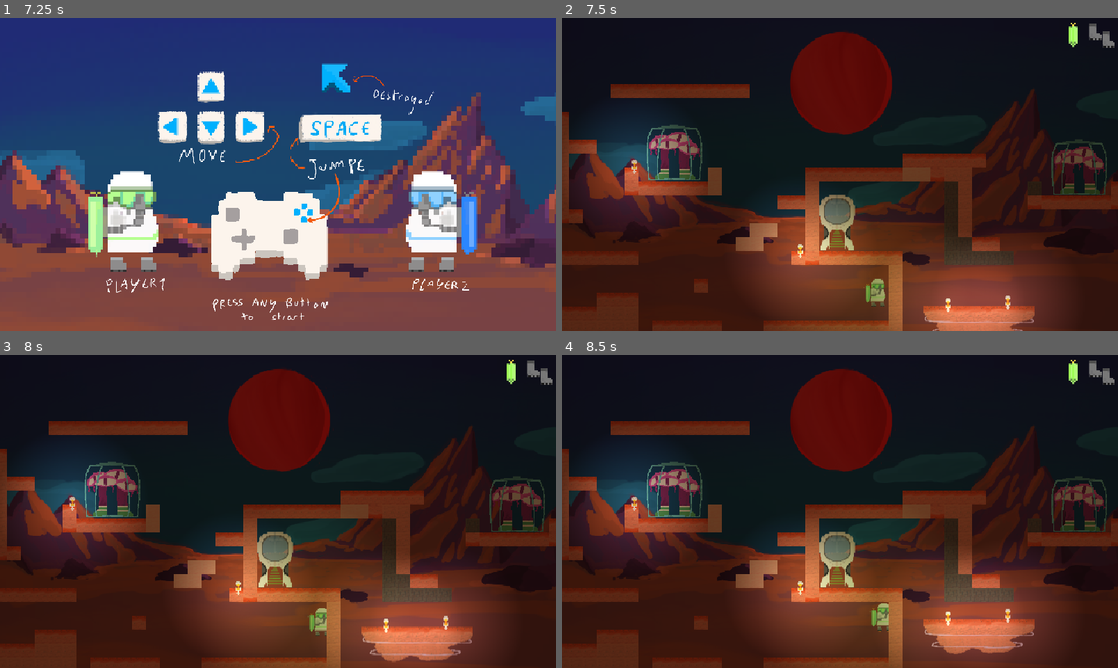
Above: before the commit, frames 1-4 (two rows, left to right).
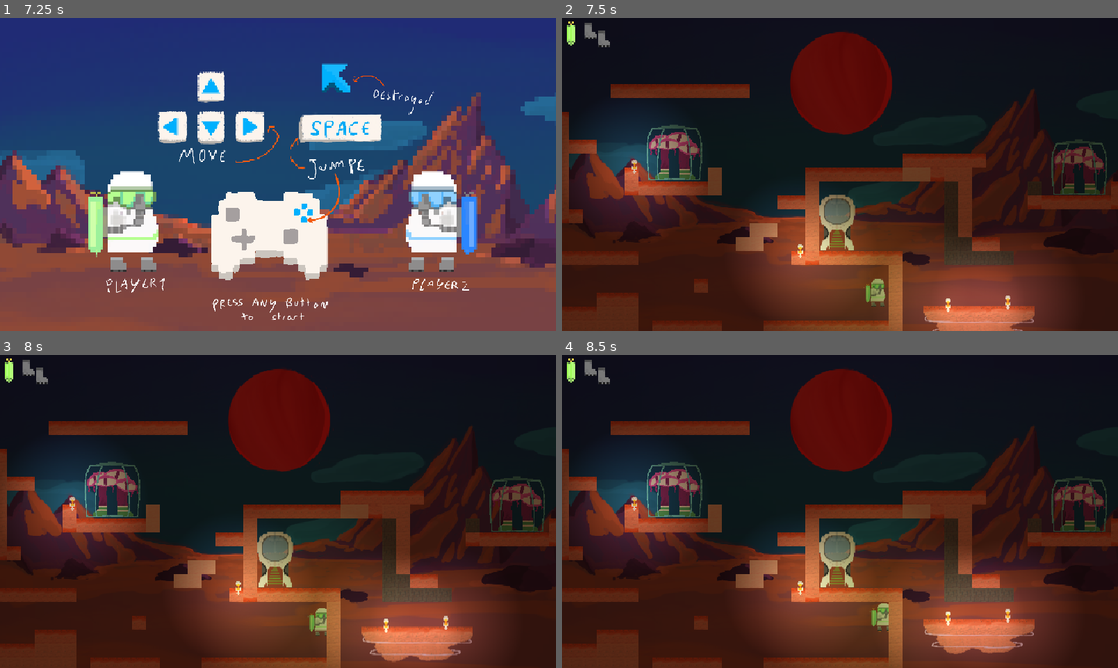
Above: after the commit, the same moments.

Repository: LeResteDuMonde/GameJamPSU
Game: Godot game, scene res://scene/Main.tscn
Two runs of this game, one before a commit and one after it. Both use one fixed random seed, a clock stepped at 60 frames per second and the inputs below.
Inputs (mouse positions are in pixels of both pictures, inside the frame that each line leads up to):
- Up to frame 1 (7.25 s): tap Enter at 0.5, 2, 3.5 s; move the mouse to (400, 158) at 0.52 s; hold Space (jump) 0.53-1.28 s; hold D (right) 0.53-2.03 s; move the mouse to (166, 190) at 1.27 s; click (166, 190) at 1.35 s; tap Space (jump) at 1.52, 1.55, 1.82, 3.02, 3.05, 3.32, 4.52, 4.55, 4.82, 6.02, 6.05, 6.32, 6.5 s; move the mouse to (333, 105) at 2.02 s; hold A (left) 2.03-2.78 s; hold Space (jump) 2.03-2.78 s; move the mouse to (250, 237) at 2.77 s; hold D (right) 2.78-4.28 s; click (250, 237) at 2.85 s; move the mouse to (444, 221) at 3.52 s; hold Space (jump) 3.53-4.28 s; move the mouse to (111, 127) at 4.27 s; hold A (left) 4.28-5.03 s; click (111, 127) at 4.35 s; move the mouse to (305, 174) at 5.02 s; hold D (right) 5.03-5.78 s; hold Space (jump) 5.03-5.78 s; move the mouse to (194, 96) at 5.77 s; hold A (left) from 5.78 s (still down); click (194, 96) at 5.85 s; move the mouse to (400, 158) at 6.52 s; hold Space (jump) from 6.53 s (still down)
- Up to frame 2 (7.5 s): move the mouse to (728, 190) at 7.27 s; release A (left) at 7.28 s; release Space (jump) at 7.28 s; hold D (right) from 7.28 s (still down); click (728, 190) at 7.35 s
- Up to frame 3 (8 s): keep holding D (right); tap Space (jump) at 7.52, 7.55, 7.82 s
- Up to frame 4 (8.5 s): keep holding D (right); move the mouse to (895, 442) at 8.02 s; hold Space (jump) from 8.03 s (still down)

Frame 1 is identical in both runs. In frame 2, 0.5% of the frame differs, in the area x 0-100%, y 1-10%; in frame 3, 0.5%; in frame 4, 0.5%.

Commit message:
Last minute fixes

Diff:
--- a/scene/Level1.tscn
+++ b/scene/Level1.tscn
@@ -8,6 +8,8 @@
 [ext_resource type="PackedScene" uid="uid://clx0tvtrn2uj6" path="res://scene/CagedMonster.tscn" id="5_sua0g"]
 [ext_resource type="PackedScene" uid="uid://dn6nb5cwjnt1m" path="res://scene/StarShip.tscn" id="6_wht0l"]
 [ext_resource type="PackedScene" uid="uid://cnt7ywbo2jfs7" path="res://scene/Sun.tscn" id="8_lxotu"]
+[ext_resource type="PackedScene" uid="uid://yifq3r7f674j" path="res://scene/Boots.tscn" id="9_uc27y"]
+[ext_resource type="PackedScene" uid="uid://bc36jfy1dhbcg" path="res://scene/Oxygen.tscn" id="10_qtof7"]
 
 [node name="Level1" type="Node2D"]
 script = ExtResource("1_4bywp")
@@ -48,3 +50,13 @@
 
 [node name="Sun" parent="." instance=ExtResource("8_lxotu")]
 position = Vector2(-198, -128)
+
+[node name="UI" type="CanvasLayer" parent="."]
+follow_viewport_enabled = true
+
+[node name="boots" parent="UI" instance=ExtResource("9_uc27y")]
+z_index = 10
+position = Vector2(-278, -164)
+
+[node name="oxygen" parent="UI" instance=ExtResource("10_qtof7")]
+position = Vector2(-308, -164)
--- a/scene/Level2.tscn
+++ b/scene/Level2.tscn
@@ -8,6 +8,8 @@
 [ext_resource type="PackedScene" uid="uid://clx0tvtrn2uj6" path="res://scene/CagedMonster.tscn" id="6_dlo77"]
 [ext_resource type="PackedScene" uid="uid://7keiadubnxu6" path="res://scene/MoovingPlatform.tscn" id="7_7mklq"]
 [ext_resource type="PackedScene" uid="uid://dbcd6fr84pr3u" path="res://scene/Lamp.tscn" id="7_gfa2a"]
+[ext_resource type="PackedScene" uid="uid://yifq3r7f674j" path="res://scene/Boots.tscn" id="9_r8yyq"]
+[ext_resource type="PackedScene" uid="uid://bc36jfy1dhbcg" path="res://scene/Oxygen.tscn" id="10_6o0kp"]
 
 [node name="Level2" type="Node2D"]
 script = ExtResource("1_k8nad")
@@ -51,3 +53,13 @@
 
 [node name="LightSource2" parent="." instance=ExtResource("7_gfa2a")]
 position = Vector2(-237, -9)
+
+[node name="UI" type="CanvasLayer" parent="."]
+follow_viewport_enabled = true
+
+[node name="boots" parent="UI" instance=ExtResource("9_r8yyq")]
+z_index = 10
+position = Vector2(-278, -164)
+
+[node name="oxygen" parent="UI" instance=ExtResource("10_6o0kp")]
+position = Vector2(-308, -164)
--- a/scene/Level3.tscn
+++ b/scene/Level3.tscn
@@ -7,6 +7,8 @@
 [ext_resource type="PackedScene" uid="uid://dn6nb5cwjnt1m" path="res://scene/StarShip.tscn" id="3_f4q0h"]
 [ext_resource type="PackedScene" uid="uid://cnt7ywbo2jfs7" path="res://scene/Sun.tscn" id="4_t0q3w"]
 [ext_resource type="PackedScene" uid="uid://clx0tvtrn2uj6" path="res://scene/CagedMonster.tscn" id="7_vx20t"]
+[ext_resource type="PackedScene" uid="uid://yifq3r7f674j" path="res://scene/Boots.tscn" id="8_6ruq2"]
+[ext_resource type="PackedScene" uid="uid://bc36jfy1dhbcg" path="res://scene/Oxygen.tscn" id="9_sec6x"]
 
 [node name="Level" type="Node2D"]
 script = ExtResource("1_wkol6")
@@ -30,7 +32,6 @@
 position = Vector2(-299, -153)
 
 [node name="Sun" parent="." instance=ExtResource("4_t0q3w")]
-z_index = -90
 position = Vector2(1, -103)
 
 [node name="CagedMonster" parent="." instance=ExtResource("7_vx20t")]
@@ -40,3 +41,13 @@
 position = Vector2(74, 42)
 speed = 0.01
 angle = 90.0
+
+[node name="UI" type="CanvasLayer" parent="."]
+follow_viewport_enabled = true
+
+[node name="boots" parent="UI" instance=ExtResource("8_6ruq2")]
+z_index = 10
+position = Vector2(-278, -164)
+
+[node name="oxygen" parent="UI" instance=ExtResource("9_sec6x")]
+position = Vector2(-308, -164)
--- a/scene/Main.tscn
+++ b/scene/Main.tscn
@@ -1,13 +1,11 @@
-[gd_scene load_steps=12 format=3 uid="uid://dcdhxxpw0lxee"]
+[gd_scene load_steps=10 format=3 uid="uid://dcdhxxpw0lxee"]
 
-[ext_resource type="PackedScene" uid="uid://3n3atoqehe5u" path="res://scene/Player.tscn" id="1_5qlf1"]
-[ext_resource type="PackedScene" uid="uid://yifq3r7f674j" path="res://scene/Boots.tscn" id="3_s88va"]
-[ext_resource type="PackedScene" uid="uid://bc36jfy1dhbcg" path="res://scene/Oxygen.tscn" id="4_v4o6b"]
+[ext_resource type="PackedScene" uid="uid://dujxbu1t8eps6" path="res://scene/Player.tscn" id="1_5qlf1"]
 [ext_resource type="PackedScene" uid="uid://bxsl1oxcjehbv" path="res://scene/titles/TitleScreen.tscn" id="5_7l5dp"]
 [ext_resource type="PackedScene" uid="uid://buo02u4mru6o0" path="res://scene/titles/ControlScreen.tscn" id="6_ybmoa"]
 [ext_resource type="PackedScene" uid="uid://dpejnty4ev0y" path="res://scene/titles/DestroyScreen.tscn" id="7_uf452"]
 [ext_resource type="PackedScene" uid="uid://qq7fgspy81" path="res://scene/titles/EndScreen.tscn" id="8_b1yq3"]
-[ext_resource type="PackedScene" uid="uid://iccte0re82wh" path="res://scene/titles/LevelSelect.tscn" id="9_4r6d8"]
+[ext_resource type="PackedScene" uid="uid://bolm236nihk52" path="res://scene/titles/LevelSelect.tscn" id="9_4r6d8"]
 [ext_resource type="Texture2D" uid="uid://hsu4ai50ifts" path="res://sprite/background.png" id="9_whwrj"]
 [ext_resource type="PackedScene" uid="uid://cgjnbfc3cf3l1" path="res://scene/titles/Player1Interstice.tscn" id="10_ty023"]
 [ext_resource type="PackedScene" uid="uid://52q4hrcwhgnu" path="res://scene/titles/Player2Interstice.tscn" id="11_arpag"]
@@ -28,11 +26,9 @@
 color = Color(0, 0, 0, 1)
 
 [node name="UI" type="CanvasLayer" parent="."]
+process_priority = 2
+layer = 2
 follow_viewport_enabled = true
-
-[node name="boots" parent="UI" instance=ExtResource("3_s88va")]
-
-[node name="oxygen" parent="UI" instance=ExtResource("4_v4o6b")]
 
 [node name="OxygenLabel" type="Label" parent="UI"]
 visible = false
--- a/script/manager/playerManager.gd
+++ b/script/manager/playerManager.gd
@@ -10,6 +10,7 @@
 	level = lev
 #	playerInitialPos = level.get_node("PlayerSpawn").position
 #	GameManager.main.get_node("Level/PlayerSpawn").position
+	player.jumpIsAnalogic = true
 	setPlayer(1)
 	respawnPlayer()
 
--- a/script/player.gd
+++ b/script/player.gd
@@ -4,7 +4,7 @@
 const SPEED = 300.0
 const JUMP_VELOCITY = -300.0
 const ANALOGIC_JUMP_VELOCITY = -200.0
-var jumpIsAnalogic = true
+var jumpIsAnalogic
 var jumpTime = 1
 var jumpTimer = 0
 
Not shown: 1 places in scene/Level1.tscn that only renumber resources
Not shown: 1 places in scene/Level2.tscn that only renumber resources
Not shown: 1 places in scene/Level3.tscn that only renumber resources
